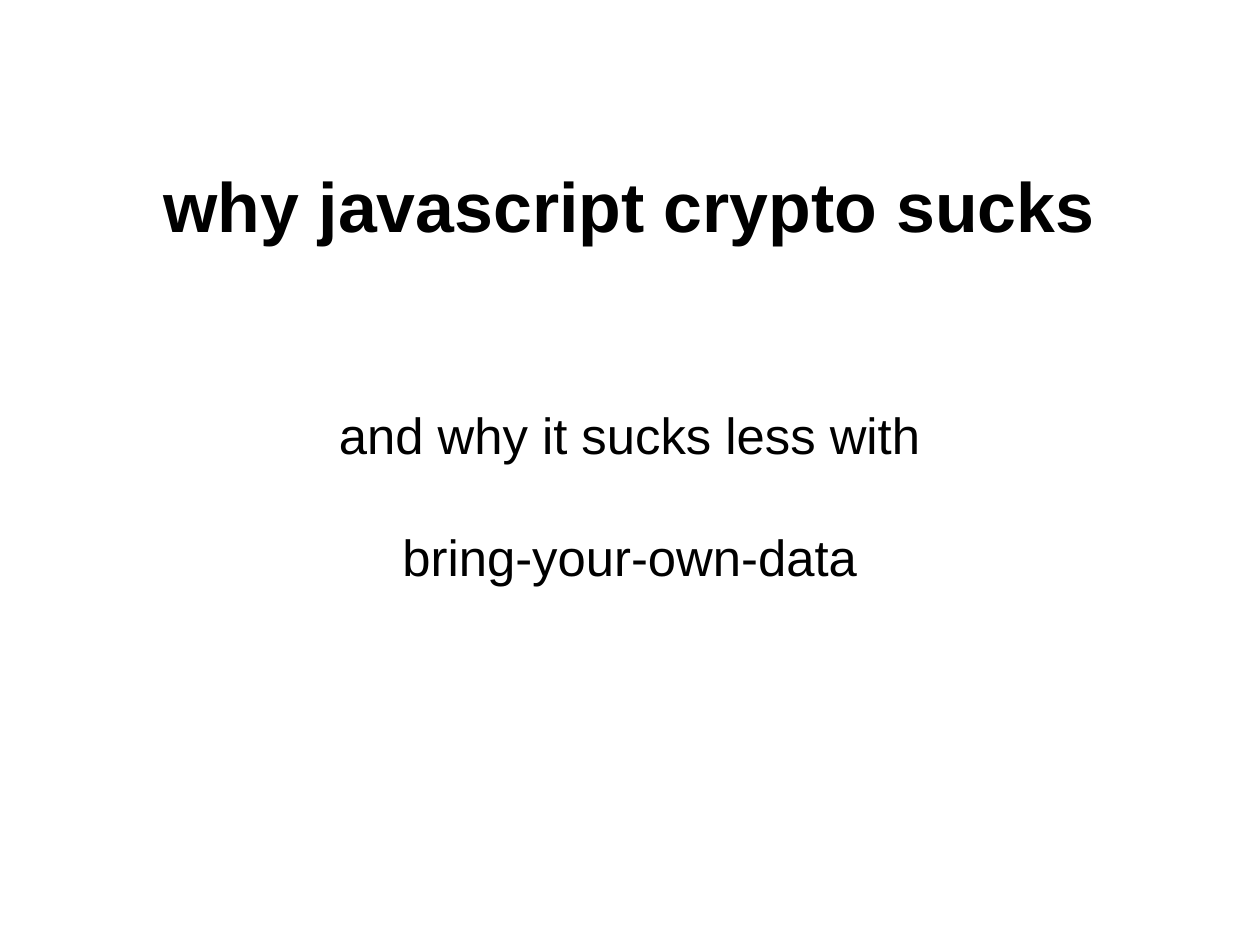
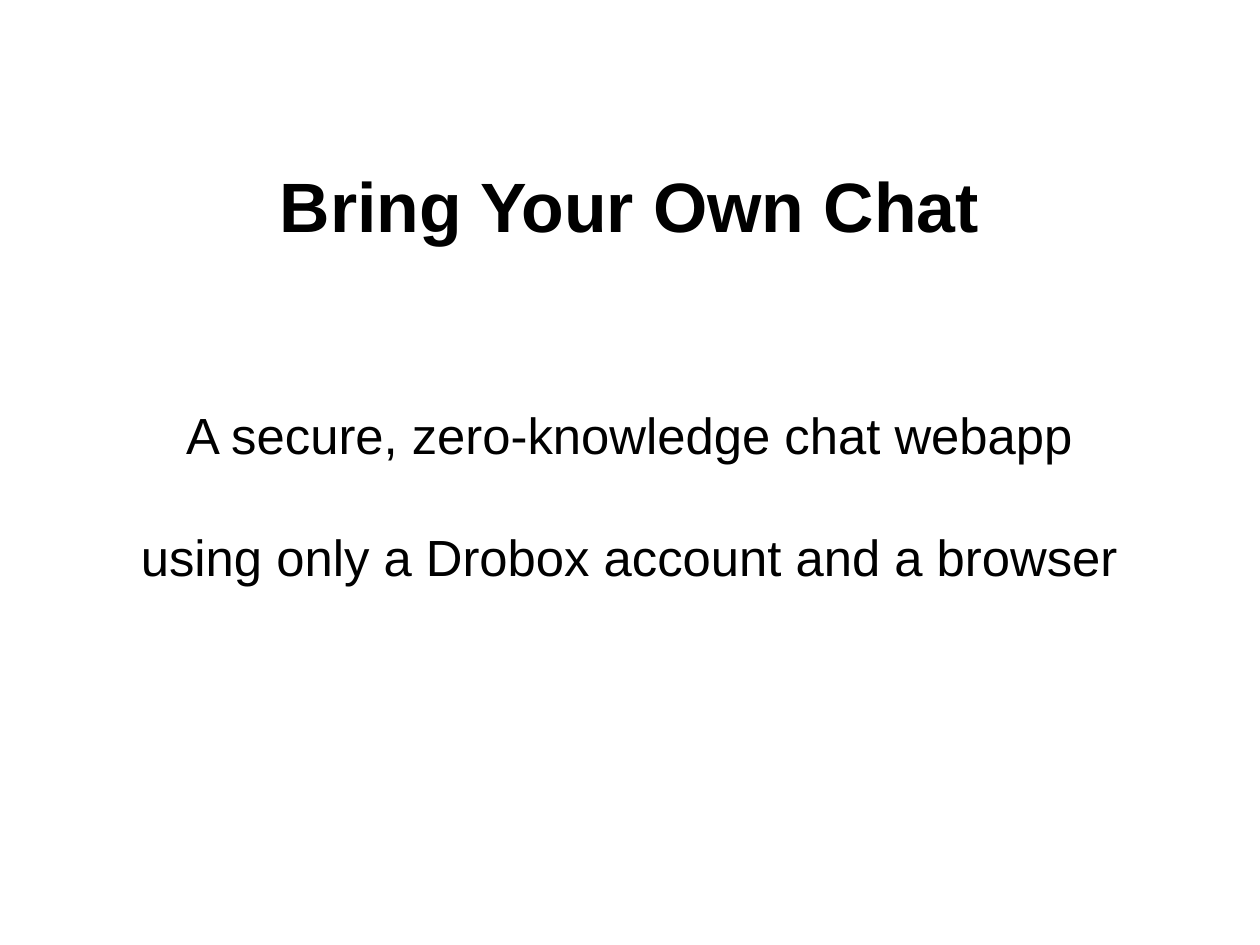
Before and after one commit to diafygi/byoFS, a slide deck: slide 1 of presentation/logic.odp. Drawn at 1260x945 pixels with LibreOffice and Linux fonts; fonts in the diff are those of the drawing. Boxes give left, top, right and bottom in pixels: in the first picture for what was removed or moved away, otherwise in the second. Text is boxed around its words. In the diff, an @@ line names an element or a change of style, - is before the commit and + after.

```diff
--- a/presentation/logic.odp
+++ b/presentation/logic.odp
@@ title at bbox=[280, 181, 979, 245]: text changed @@
-why javascript crypto sucks
+Bring Your Own Chat
@@ subtitle at bbox=[141, 417, 1118, 586]: text changed @@
-and why it sucks less with
-bring-your-own-data
+A secure, zero-knowledge chat webapp
+using only a Drobox account and a browser
```
Also in this commit, not shown: 4 other slides changed, 2 other files.
